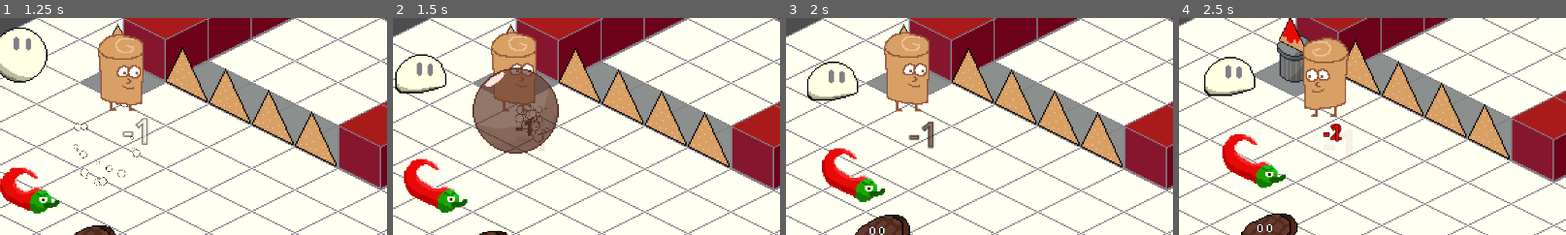
Above: before the commit, frames 1-4 (left to right).
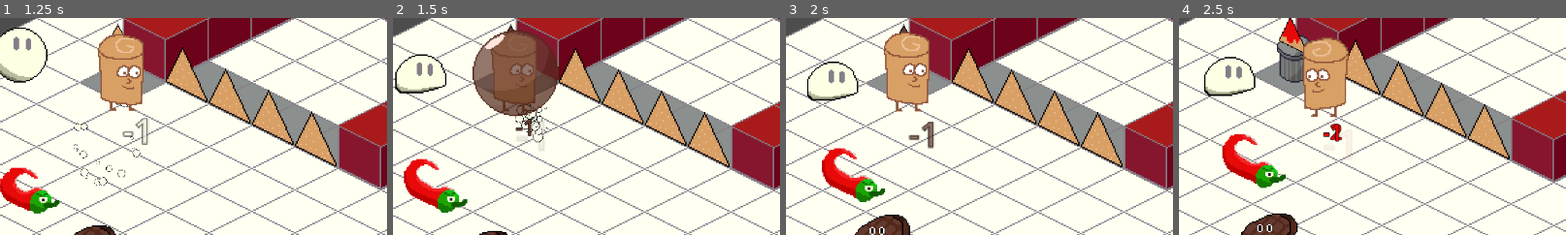
Above: after the commit, the same moments.

Repository: JordanLevy/LudumDare54
Game: Godot game, scene res://Scenes/Game.tscn
Same seed, same stepped clock (60 frames per second), same inputs: the game is played once before the commit and once after it.
Inputs (mouse positions are % of the whole screen's width and height, from its top left):
- Up to frame 1 (1.25 s): move the mouse to (45, 70) at 0.52 s; hold Up (ui_up) from 0.53 s (still down); right-click (45, 70) at 0.6 s
- Up to frame 2 (1.5 s): keep holding Up (ui_up); move the mouse to (80, 65) at 1.27 s; tap Shift (fire_meat) at 1.35 s
- Up to frame 3 (2 s): keep holding Up (ui_up)
- Up to frame 4 (2.5 s): move the mouse to (20, 35) at 2.02 s; release Up (ui_up) at 2.03 s; hold Left (ui_left) from 2.03 s (still down); click (20, 35) at 2.1 s
The pictures show only the part of the screen within x 34-84%, y 28-78%; the shares and areas given below are measured in that part.

Frame 1 is identical in both runs. In frame 2, 7.8% of the frame differs, in the area x 20-43%, y 3-63%; in frame 3, less than 0.1%; in frame 4, nothing differs.

Commit message:
Meat projectile doesn't get caught on pedestals

Diff:
--- a/Scenes/Projectiles/MeatProjectile.tscn
+++ b/Scenes/Projectiles/MeatProjectile.tscn
@@ -66,7 +66,7 @@
 show_behind_parent = true
 z_index = 1000
 collision_layer = 32
-collision_mask = 22
+collision_mask = 0
 script = ExtResource("1_rvlju")
 
 [node name="Particle" type="GPUParticles2D" parent="."]
